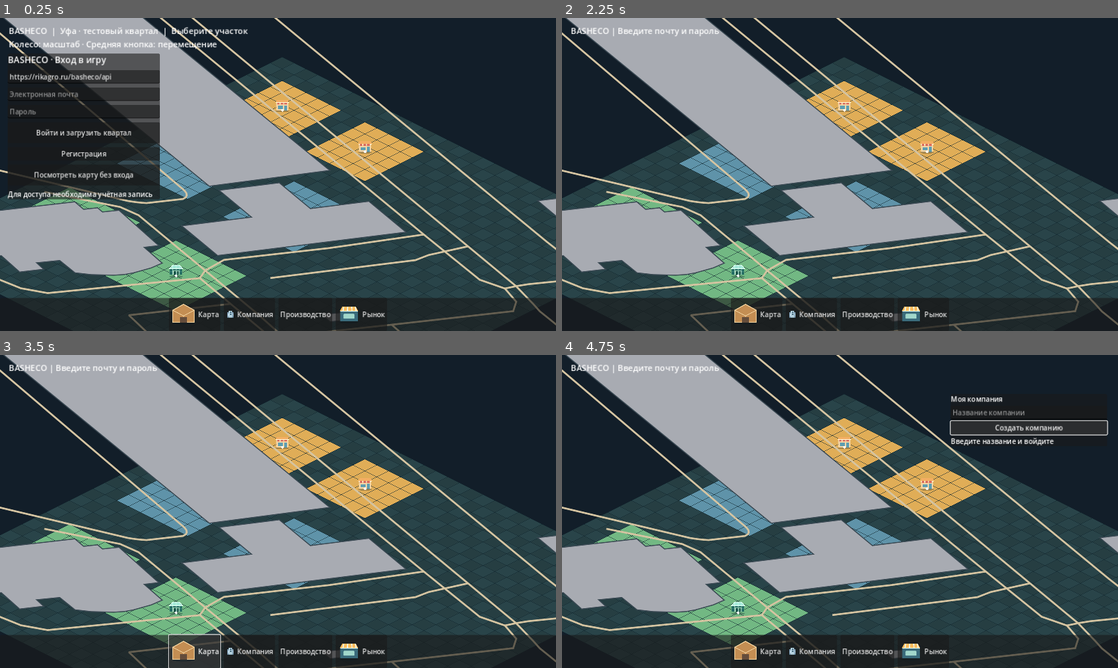
Above: before the commit, frames 1-4 (two rows, left to right).
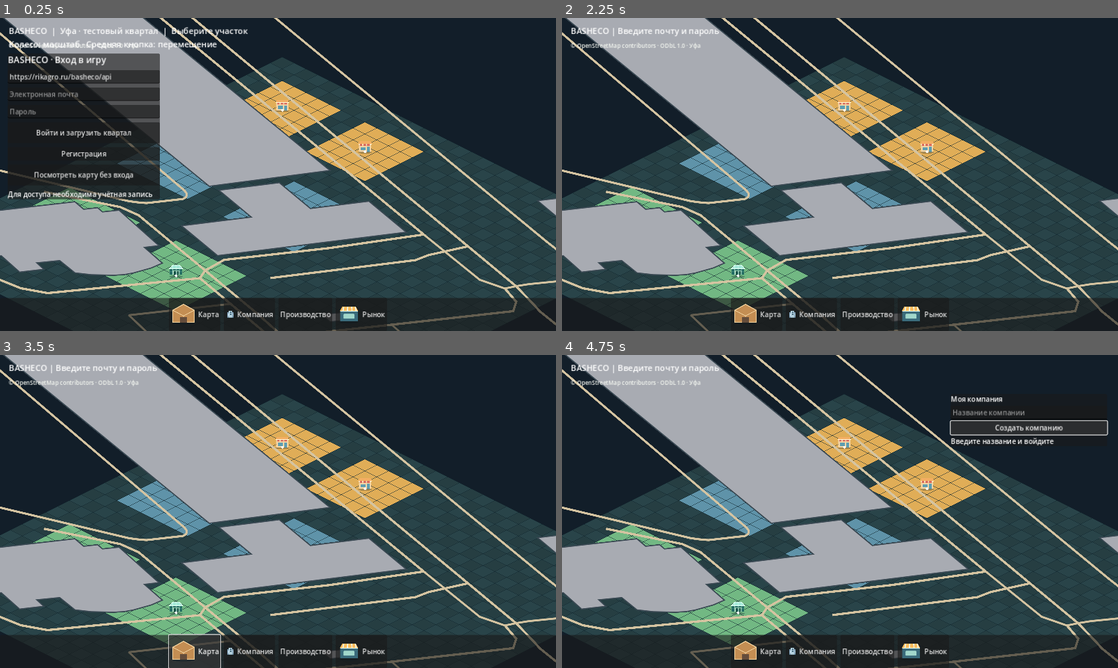
Above: after the commit, the same moments.

Repository: maillunex-lang/basheco
Game: Godot game, scene res://scenes/world.tscn
The game is run twice, just before and just after one commit, with the same random seed, the same clock (stepped at 60 frames per second) and the same inputs.
Inputs:
- Up to frame 1 (0.25 s): no input
- Up to frame 2 (2.25 s): click "Войти и загрузить квартал" at 0.5 s; click "Регистрация" at 1.25 s; click "Посмотреть карту без входа" at 2 s
- Up to frame 3 (3.5 s): click "Карта" at 2.75 s
- Up to frame 4 (4.75 s): click "Компания" at 3.5 s; click "Создать компанию" at 4.25 s

The runs differ from the first frame. In frame 1, 1.4% of the frame differs, in the area x 0-100%, y 0-100%; in frame 2, 1.6%; in frame 3, 1.6%; in frame 4, 1.6%.

Commit message:
feat(geo): chunk-index OSM outlines, cull offscreen geometry and display attribution

Diff:
--- a/client/scripts/osm_overlay.gd
+++ b/client/scripts/osm_overlay.gd
@@ -1,10 +1,16 @@
 extends Node2D
-## OSM demonstration overlay. Coordinates are NOT legal cadastral parcels.
+## Offline OSM chunk renderer. OSM outlines are NOT ownership parcels.
 const DATA_PATH := "res://data/ufa_center_osm.json"
+const CHUNK_COUNT := 4
+const MAP_TILES := 28.0
+const MARGIN := 2.0
 var features: Array = []
+var chunks: Dictionary = {}
 var bounds := [55.9710, 54.7377, 55.9730, 54.7395]
 var parent_world: Node2D
 var visible_layer := true
+var _key_down := false
+var attribution: Label
 
 func _ready() -> void:
     parent_world = get_parent()
@@ -17,34 +23,94 @@
         return
     bounds = data.get("bbox", bounds)
     features = data["features"]
+    _index_chunks()
+    attribution = Label.new()
+    attribution.text = "© OpenStreetMap contributors · ODbL 1.0 · Уфа"
+    attribution.add_theme_font_size_override("font_size", 13)
+    attribution.add_theme_color_override("font_color", Color("#f3f6f0"))
+    attribution.position = Vector2(20, 54)
+    attribution.mouse_filter = Control.MOUSE_FILTER_IGNORE
+    add_child(attribution)
     queue_redraw()
+
+func _index_chunks() -> void:
+    chunks.clear()
+    for feature in features:
+        var coords: Array = feature.get("coordinates", [])
+        if coords.size() < 2:
+            continue
+        var min_x := CHUNK_COUNT - 1
+        var min_y := CHUNK_COUNT - 1
+        var max_x := 0
+        var max_y := 0
+        for coord in coords:
+            var grid := _geo_to_grid(coord)
+            var cx: int = clampi(int(floor((grid.x - MARGIN) / MAP_TILES * CHUNK_COUNT)), 0, CHUNK_COUNT - 1)
+            var cy: int = clampi(int(floor((grid.y - MARGIN) / MAP_TILES * CHUNK_COUNT)), 0, CHUNK_COUNT - 1)
+            min_x = mini(min_x, cx)
+            max_x = maxi(max_x, cx)
+            min_y = mini(min_y, cy)
+            max_y = maxi(max_y, cy)
+        for cy in range(min_y, max_y + 1):
+            for cx in range(min_x, max_x + 1):
+                var key := Vector2i(cx, cy)
+                if not chunks.has(key):
+                    chunks[key] = []
+                chunks[key].append(feature)
+
+func _geo_to_grid(coord: Array) -> Vector2:
+    var mid_lat: float = deg_to_rad((float(bounds[1]) + float(bounds[3])) * 0.5)
+    var dx: float = (float(coord[0]) - float(bounds[0])) * cos(mid_lat)
+    var span_x: float = (float(bounds[2]) - float(bounds[0])) * cos(mid_lat)
+    var dy: float = float(bounds[3]) - float(coord[1])
+    var span_y: float = float(bounds[3]) - float(bounds[1])
+    return Vector2(dx / maxf(span_x, 0.000001), dy / maxf(span_y, 0.000001)) * MAP_TILES + Vector2(MARGIN, MARGIN)
+
+func _geo_to_screen(coord: Array) -> Vector2:
+    var grid := _geo_to_grid(coord)
+    return parent_world.project_point(grid.x, grid.y)
 
 func _process(_delta: float) -> void:
     if Input.is_key_pressed(KEY_G) and not _key_down:
         visible_layer = not visible_layer
         queue_redraw()
     _key_down = Input.is_key_pressed(KEY_G)
-var _key_down := false
 
-func _geo_to_screen(coord: Array) -> Vector2:
-    var x := (float(coord[0]) - float(bounds[0])) / (float(bounds[2]) - float(bounds[0])) * 28.0 + 2.0
-    var y := (float(bounds[3]) - float(coord[1])) / (float(bounds[3]) - float(bounds[1])) * 28.0 + 2.0
-    return parent_world.project_point(x, y)
+func _chunk_visible(key: Vector2i) -> bool:
+    var x0 := MARGIN + float(key.x) * MAP_TILES / CHUNK_COUNT
+    var y0 := MARGIN + float(key.y) * MAP_TILES / CHUNK_COUNT
+    var step := MAP_TILES / CHUNK_COUNT
+    var points := [
+        parent_world.project_point(x0, y0),
+        parent_world.project_point(x0 + step, y0),
+        parent_world.project_point(x0 + step, y0 + step),
+        parent_world.project_point(x0, y0 + step)
+    ]
+    var min_pos: Vector2 = points[0]
+    var max_pos: Vector2 = points[0]
+    for p in points:
+        min_pos = min_pos.min(p)
+        max_pos = max_pos.max(p)
+    var viewport := Rect2(Vector2.ZERO, get_viewport_rect().size).grow(160.0)
+    return viewport.intersects(Rect2(min_pos, max_pos - min_pos))
 
 func _draw() -> void:
     if not visible_layer:
         return
-    for feature in features:
-        var pts := PackedVector2Array()
-        for coord in feature.get("coordinates", []):
-            pts.append(_geo_to_screen(coord))
-        if pts.size() < 2:
+    for key in chunks:
+        if not _chunk_visible(key):
             continue
-        if feature.get("kind") == "road":
-            draw_polyline(pts, Color("#d5c4a1"), 3.0, true)
-        elif feature.get("kind") == "building" and pts.size() >= 4:
-            draw_colored_polygon(pts, Color("#a8abb2"))
-            draw_polyline(pts, Color("#394852"), 1.0, true)
+        for feature in chunks[key]:
+            var pts := PackedVector2Array()
+            for coord in feature.get("coordinates", []):
+                pts.append(_geo_to_screen(coord))
+            if pts.size() < 2:
+                continue
+            if feature.get("kind") == "road":
+                draw_polyline(pts, Color("#d5c4a1"), 3.0, true)
+            elif feature.get("kind") == "building" and pts.size() >= 4:
+                draw_colored_polygon(pts, Color("#a8abb2"))
+                draw_polyline(pts, Color("#394852"), 1.0, true)
 
 func refresh() -> void:
     queue_redraw()
